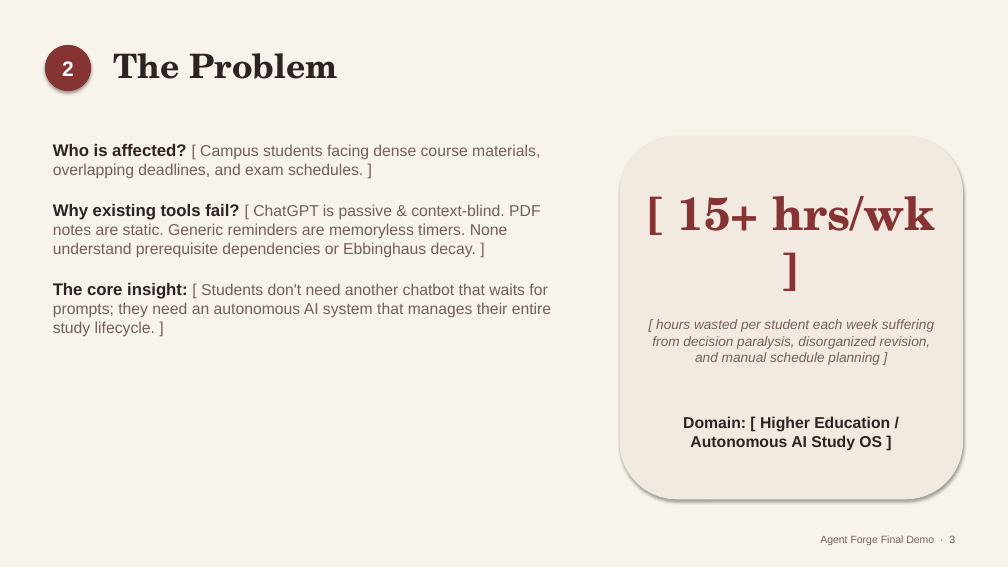
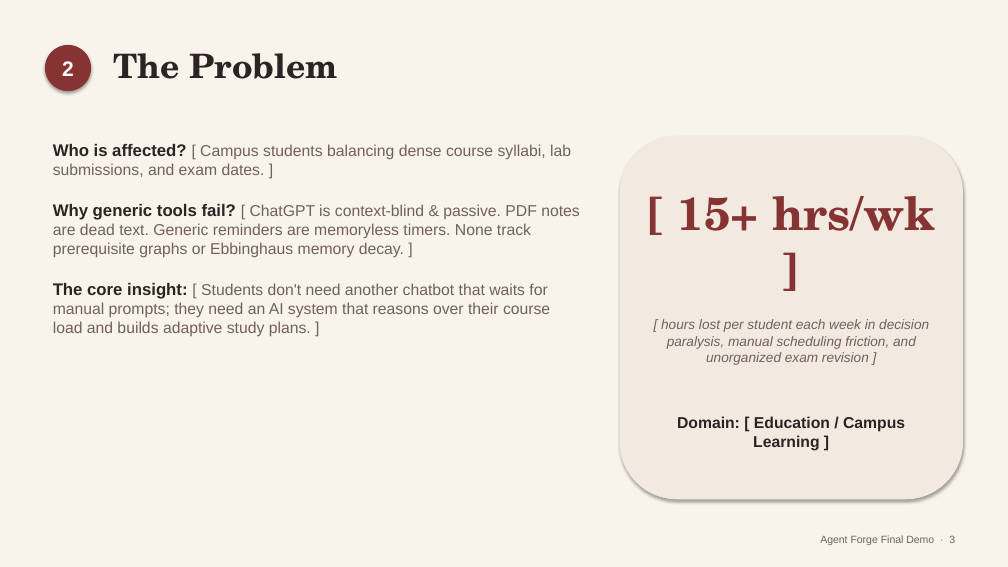
Before and after one commit to BoodiPuneethReddy/smart_remainder, a slide deck: slide 3 of Smart_Study_Reminder_AI_AMD_Hackathon.pptx. Drawn at 1008x567 pixels with LibreOffice and Linux fonts; fonts in the diff are those of the drawing. Boxes give left, top, right and bottom in pixels: in the first picture for what was removed or moved away, otherwise in the second. Text is boxed around its words. In the diff, an @@ line names an element or a change of style, - is before the commit and + after.

Commit message:
feat(agentic): complete time-constraint reasoning & explainable multi-agent study workflow

```diff
--- a/Smart_Study_Reminder_AI_AMD_Hackathon.pptx
+++ b/Smart_Study_Reminder_AI_AMD_Hackathon.pptx
@@ text at <box>53,144,579,337</box>: text changed @@
-Who is affected? [ Campus students facing dense course materials, overlapping deadlines, and exam schedules. ]
-Why existing tools fail? [ ChatGPT is passive & context-blind. PDF notes are static. Generic reminders are memoryless timers. None understand prerequisite dependencies or Ebbinghaus decay. ]
-The core insight: [ Students don't need another chatbot that waits for prompts; they need an autonomous AI system that manages their entire study lifecycle. ]
+Who is affected? [ Campus students balancing dense course syllabi, lab submissions, and exam dates. ]
+Why generic tools fail? [ ChatGPT is context-blind & passive. PDF notes are dead text. Generic reminders are memoryless timers. None track prerequisite graphs or Ebbinghaus memory decay. ]
+The core insight: [ Students don't need another chatbot that waits for manual prompts; they need an AI system that reasons over their course load and builds adaptive study plans. ]
@@ text in rounded rectangle at <box>661,319,929,451</box>: text changed @@
-[ hours wasted per student each week suffering from decision paralysis, disorganized revision, and manual schedule planning ]
-Domain: [ Higher Education / Autonomous AI Study OS ]
+[ hours lost per student each week in decision paralysis, manual scheduling friction, and unorganized exam revision ]
+Domain: [ Education / Campus Learning ]
```
Also in this commit, not shown: 8 other slides changed, 3 other files.
